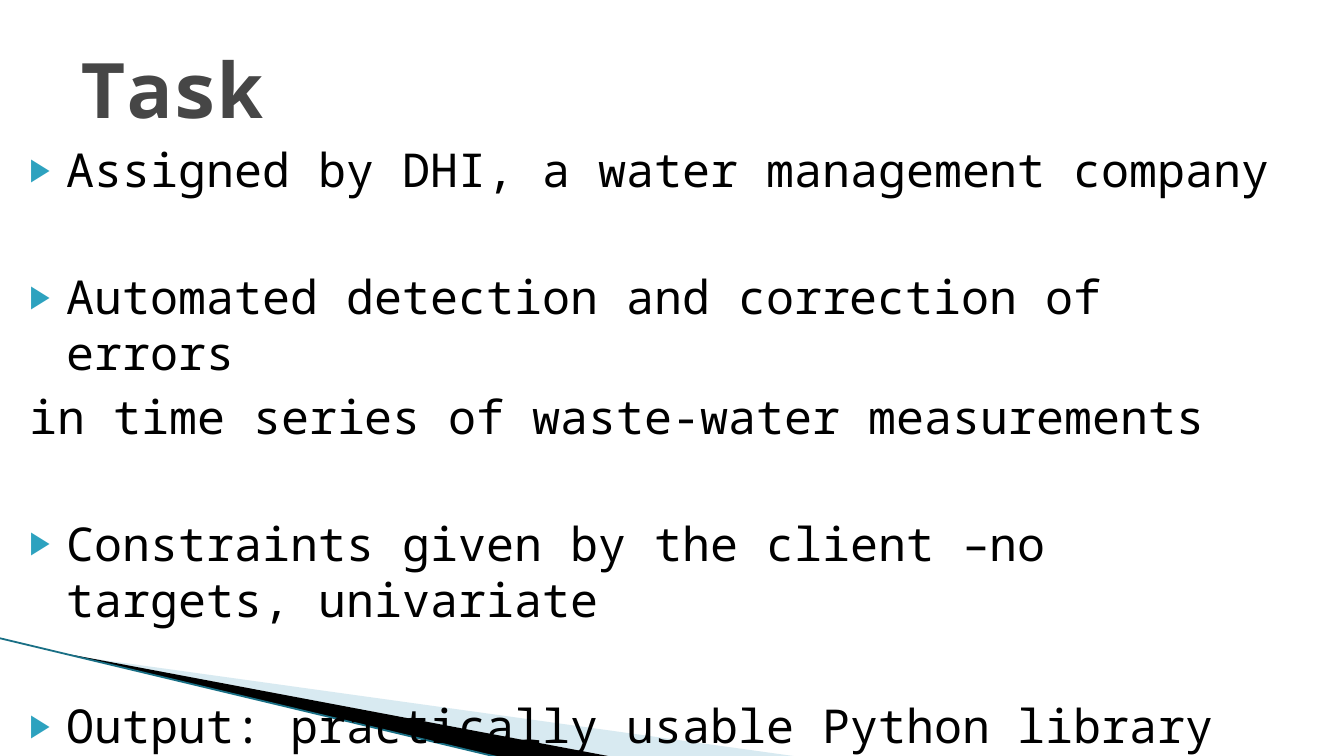
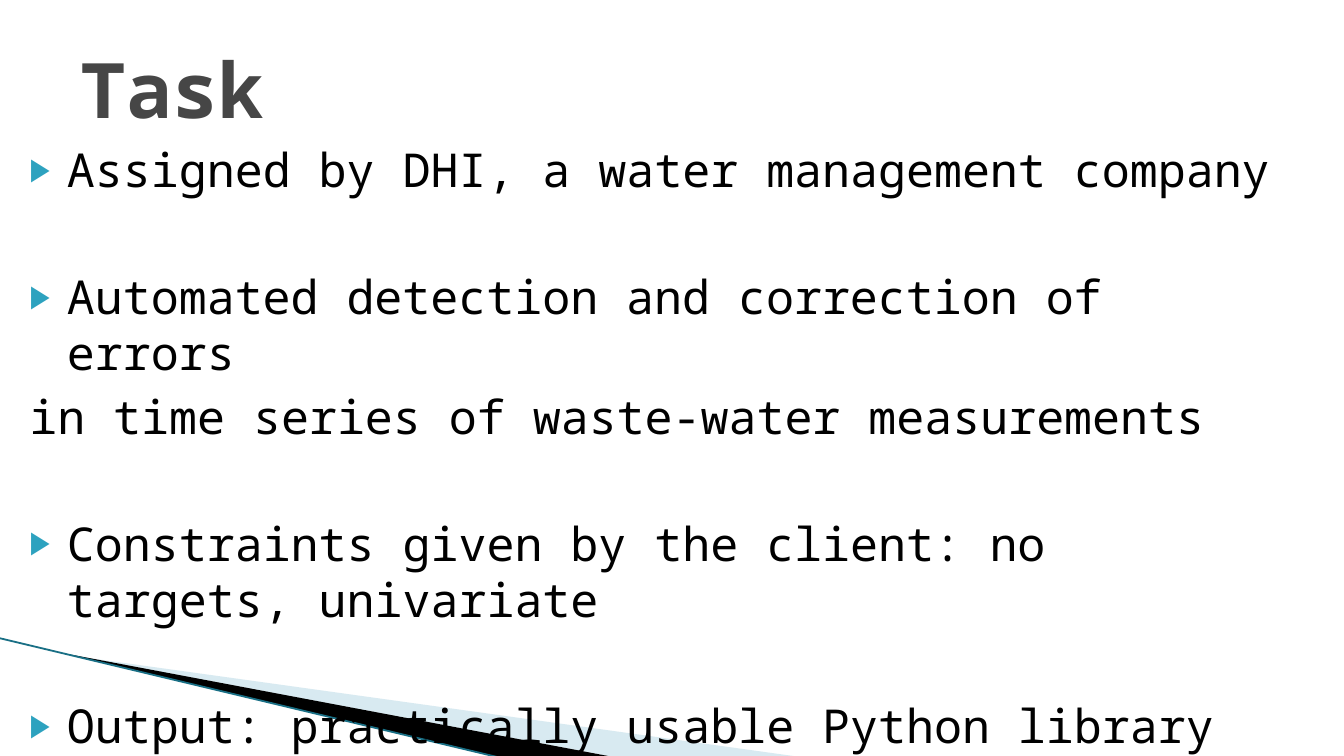
Before and after one commit to macejova/Ecox-seminar-project, a slide deck: slide 2 of prez/Macejovsky_Pardubicky_prez.pptx. Drawn at 1344x756 pixels with LibreOffice and Linux fonts; fonts in the diff are those of the drawing; background and template pictures are left out. Boxes give left, top, right and bottom in pixels: in the first picture for what was removed or moved away, otherwise in the second. Text is boxed around its words. In the diff, an @@ line names an element or a change of style, - is before the commit and + after.

```diff
--- a/prez/Macejovsky_Pardubicky_prez.pptx
+++ b/prez/Macejovsky_Pardubicky_prez.pptx
@@ text at (67, 525, 1046, 629): text changed @@
-▶ Constraints given by the client –no targets, univariate
+▶ Constraints given by the client: no targets, univariate
```
